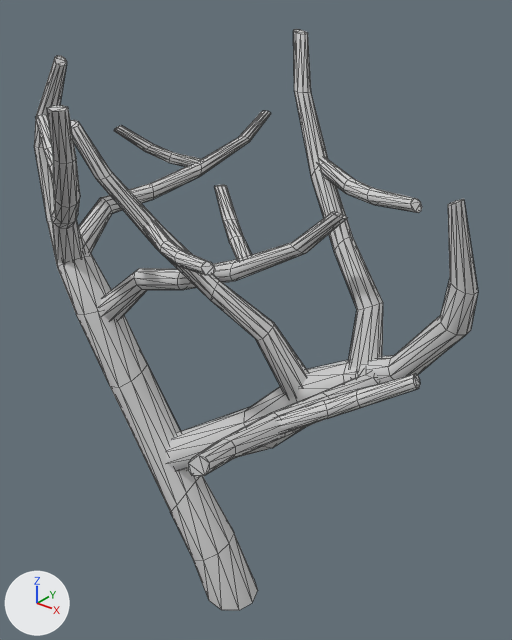
The glTF model assets/free/quaternius/ultimatemodularruins/deadtree-3.glb, before and after one commit.
Rendered twice from a 50 mm lens placed at (1.87, -2.08, 3.01), pointed at (0.03, 0.22, 1.58). The axes (+X, +Y, +Z) are drawn at lower left. The lights are the same throughout. The older version comes first. Mesh edges are drawn as thin lines. Where no turn or scale is listed for an object, it has been applied to the vertices.

The older version as bpy lines, for what is in view:
```python
mat_bark = principled_material('Bark')
mat_bark.base_color = (0.64, 0.64, 0.64)  # light grey #d1d1d1
mat_bark.roughness = 0.69
me_deadtree_3_cylinder_017 = bpy.data.meshes.new('DeadTree_3_Cylinder.017')
me_deadtree_3_cylinder_017.from_pydata(...)  # 780 vertices, 1392 faces; spans x -1.17..1.08, y -1.08..1.18, z 0.0..2.81
me_deadtree_3_cylinder_017.materials.append(mat_bark)  # light grey #d1d1d1
ob_deadtree_3_cylinder_017 = bpy.data.objects.new('DeadTree_3_Cylinder.017', me_deadtree_3_cylinder_017)
ob_deadtree_3_cylinder_017.location = (0.0, 0.0, 0.0)
```
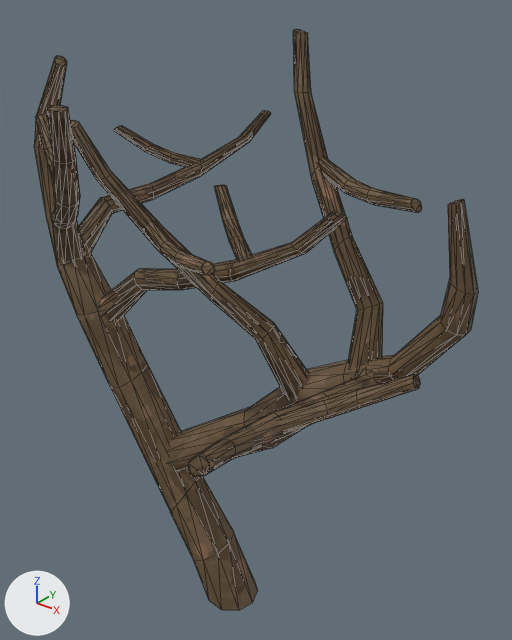
Location of each change, (x1, y1, x2, y2) in pixels of the pictures (512 x 640 px):
'DeadTree_3_Cylinder.017', surface changed (light grey to brown): (34, 29, 478, 610) in both

The change, as a list of edits to the scene's bpy script:
```text
Add img_bark_texture:
    img_bark_texture = load_image('Bark_Texture', '_unpacked/Bark_Texture', 768, 768, 'sRGB')
Change mat_bark:
    remove mat_bark.base_color = (0.64, 0.64, 0.64)  # light grey #d1d1d1
    add mat_bark.texture = img_bark_texture
```
